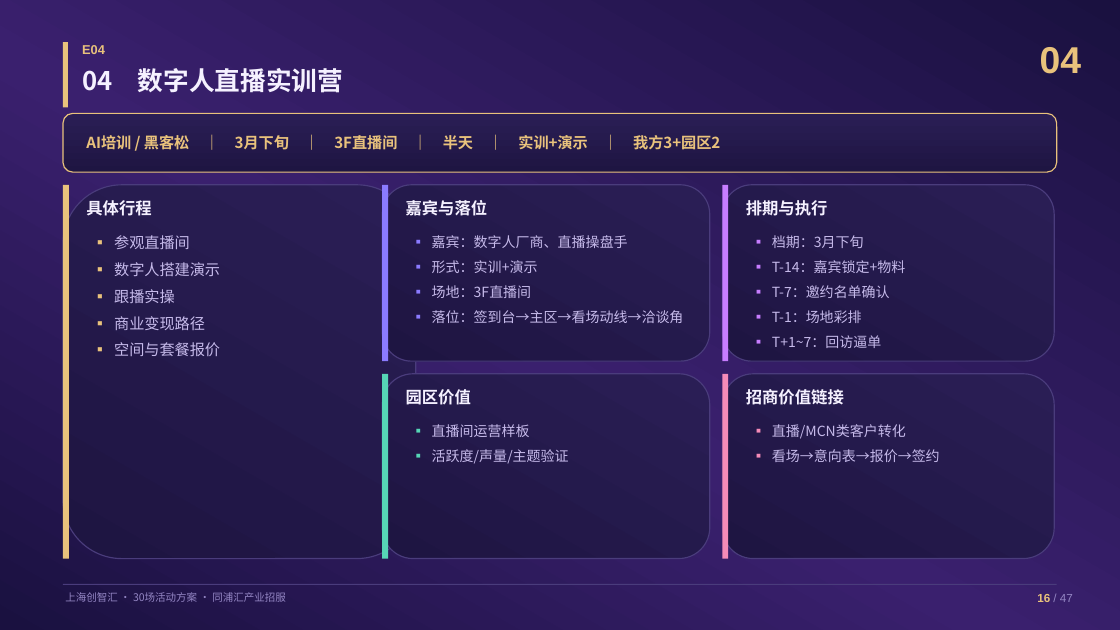
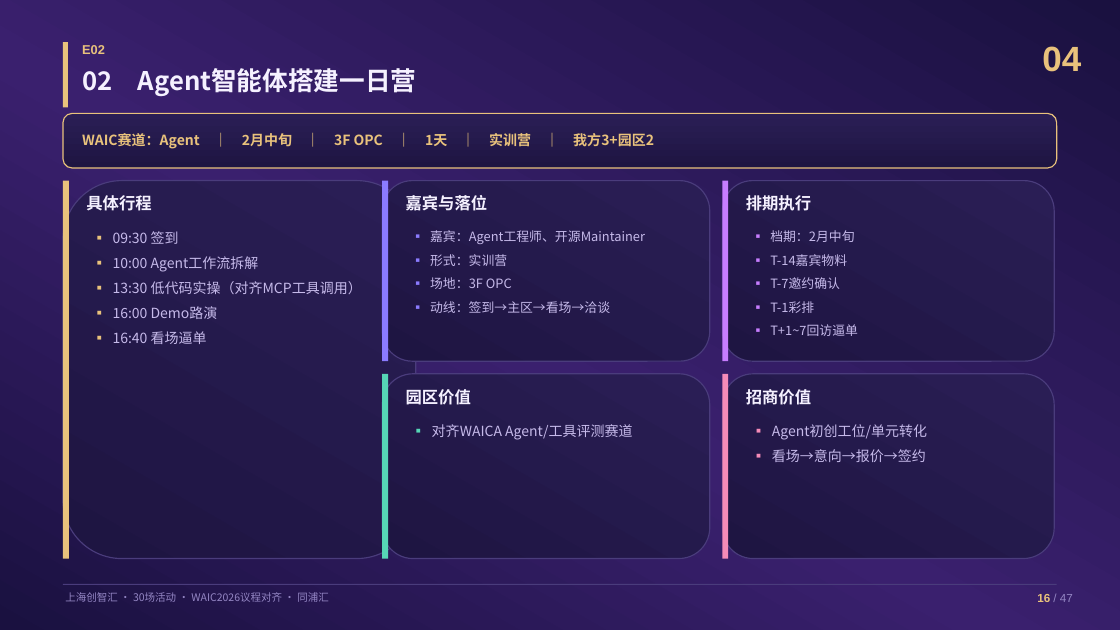
Before and after one commit to hujigang2010-maker/AIDEN, a slide deck: slide 17 of proposal/创智汇30场活动具体方案.pptx. Drawn at 1120x630 pixels with LibreOffice and Linux fonts; fonts in the diff are those of the drawing. Boxes give left, top, right and bottom in pixels: in the first picture for what was removed or moved away, otherwise in the second. Text is boxed around its words. In the diff, an @@ line names an element or a change of style, - is before the commit and + after.

```diff
--- a/proposal/创智汇30场活动具体方案.pptx
+++ b/proposal/创智汇30场活动具体方案.pptx
@@ text at [82, 45, 105, 54]: text changed @@
-E04
+E02
@@ text "04" at [1042, 46, 1081, 72]: size 32 to 30 pt @@
@@ text at [82, 68, 416, 96]: text changed @@
-04 数字人直播实训营
+02 Agent智能体搭建一日营
@@ rounded rectangle: place and size @@
-rounded rectangle at [63, 113, 1057, 172]
+rounded rectangle at [63, 113, 1057, 168]
@@ text at [82, 133, 654, 149]: text changed; size 13 to 12 pt @@
-AI培训 / 黑客松 ｜ 3月下旬 ｜ 3F直播间 ｜ 半天 ｜ 实训+演示 ｜ 我方3+园区2
+WAIC赛道：Agent ｜ 2月中旬 ｜ 3F OPC ｜ 1天 ｜ 实训营 ｜ 我方3+园区2
@@ rounded rectangle: place and size @@
-rounded rectangle at [63, 185, 416, 559]
+rounded rectangle at [63, 181, 416, 559]
@@ rectangle: place and size @@
-rectangle at [63, 185, 69, 559]
+rectangle at [63, 181, 69, 559]
@@ text "具体行程": place and size @@
-text "具体行程" at [86, 200, 151, 216]
+text "具体行程" at [86, 195, 151, 211]
@@ rounded rectangle: place and size @@
-rounded rectangle at [382, 185, 710, 361]
+rounded rectangle at [382, 181, 710, 361]
@@ rectangle: place and size @@
-rectangle at [382, 185, 388, 361]
+rectangle at [382, 181, 388, 361]
@@ text "嘉宾与落位": place and size @@
-text "嘉宾与落位" at [406, 200, 488, 216]
+text "嘉宾与落位" at [406, 195, 488, 211]
@@ rounded rectangle: place and size @@
-rounded rectangle at [723, 185, 1054, 361]
+rounded rectangle at [723, 181, 1054, 361]
@@ rectangle: place and size @@
-rectangle at [723, 185, 728, 361]
+rectangle at [723, 181, 728, 361]
@@ text at [746, 195, 811, 211]: text changed @@
-排期与执行
+排期执行
@@ text at [113, 231, 362, 344]: text changed; size 13 to 12 pt @@
-▪ 参观直播间
-▪ 数字人搭建演示
-▪ 跟播实操
-▪ 商业变现路径
-▪ 空间与套餐报价
+▪ 09:30 签到
+▪ 10:00 Agent工作流拆解
+▪ 13:30 低代码实操（对齐MCP工具调用）
+▪ 16:00 Demo路演
+▪ 16:40 看场逼单
@@ text at [430, 230, 645, 313]: text changed; size 12 to 11 pt @@
-▪ 嘉宾：数字人厂商、直播操盘手
-▪ 形式：实训+演示
-▪ 场地：3F直播间
-▪ 落位：签到台→主区→看场动线→洽谈角
+▪ 嘉宾：Agent工程师、开源Maintainer
+▪ 形式：实训营
+▪ 场地：3F OPC
+▪ 动线：签到→主区→看场→洽谈
@@ text at [770, 230, 858, 336]: text changed; size 12 to 11 pt @@
-▪ 档期：3月下旬
-▪ T-14：嘉宾锁定+物料
-▪ T-7：邀约名单确认
-▪ T-1：场地彩排
-▪ T+1~7：回访逼单
+▪ 档期：2月中旬
+▪ T-14嘉宾物料
+▪ T-7邀约确认
+▪ T-1彩排
+▪ T+1~7回访逼单
@@ text at [746, 389, 811, 405]: text changed @@
-招商价值链接
+招商价值
@@ text at [432, 424, 632, 440]: text changed @@
-▪ 直播间运营样板
-▪ 活跃度/声量/主题验证
+▪ 对齐WAICA Agent/工具评测赛道
@@ text at [772, 424, 927, 462]: text changed @@
-▪ 直播/MCN类客户转化
-▪ 看场→意向表→报价→签约
+▪ Agent初创工位/单元转化
+▪ 看场→意向→报价→签约
@@ text at [65, 592, 329, 602]: text changed @@
-上海创智汇 · 30场活动方案 · 同浦汇产业招服
+上海创智汇 · 30场活动 · WAIC2026议程对齐 · 同浦汇
```
Also in this commit, not shown: 35 other slides changed, 12 slides added, 12 slides removed, 6 other files.
